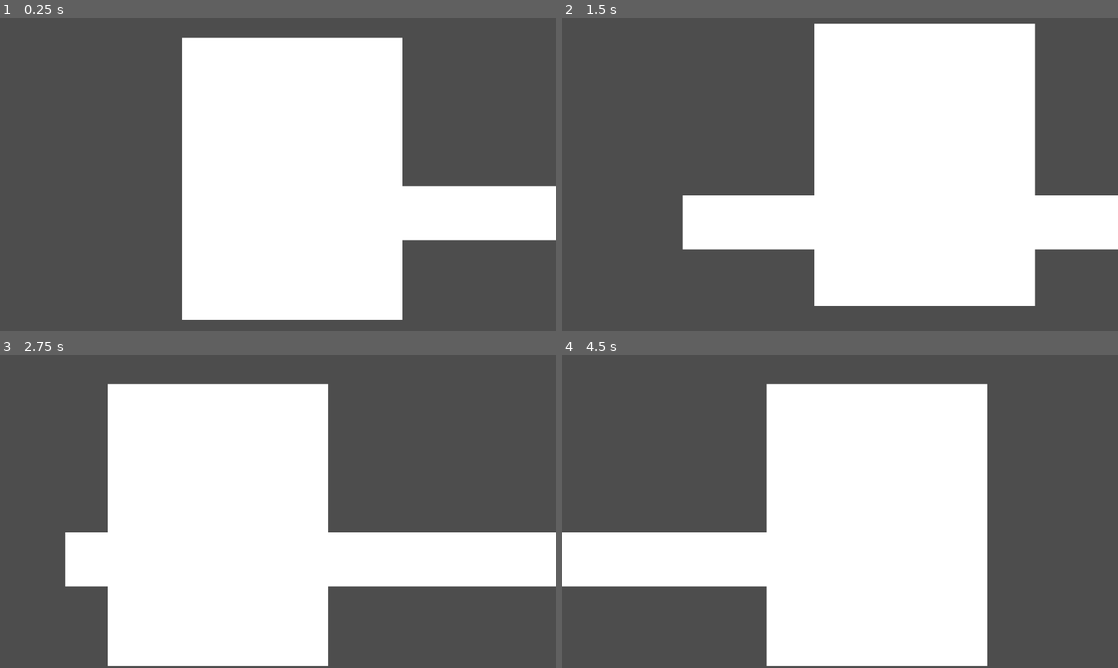
Above: before the commit, frames 1-4 (two rows, left to right).
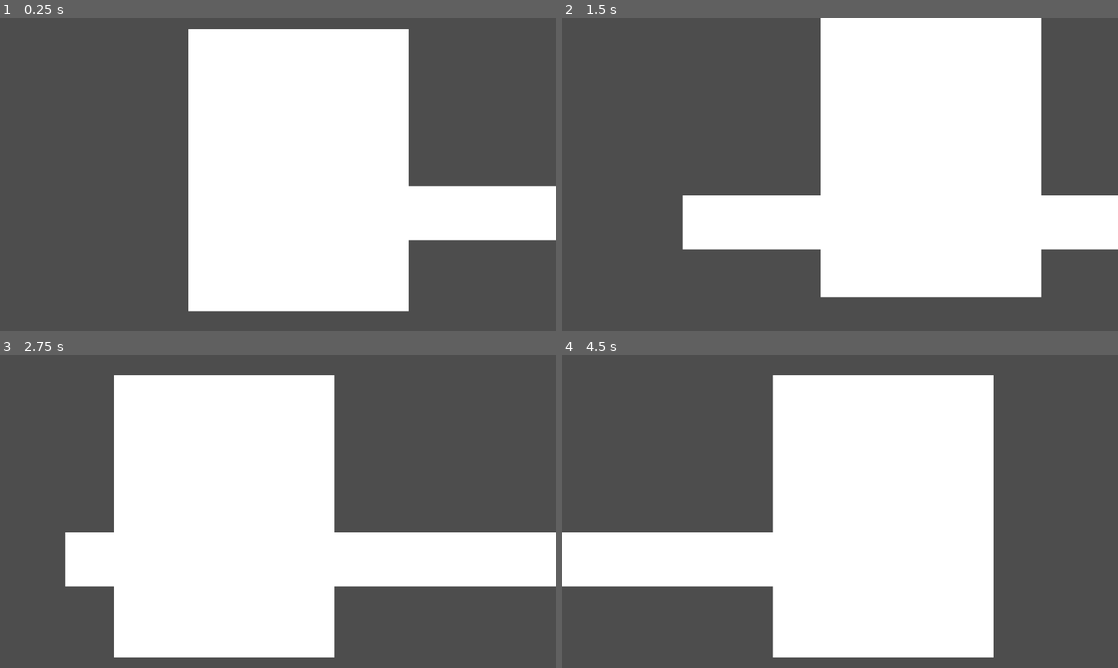
Above: after the commit, the same moments.

Repository: Orosemo/hit-n-run
Game: Godot game, scene res://scenes/test_env.tscn
Two runs of this game, one before a commit and one after it. Both use one fixed random seed, a clock stepped at 60 frames per second and the inputs below. The engine's default icon, where the game draws it, is replaced by a stand-in: a white triangle on a blue panel in a dark square.
Inputs:
- Up to frame 1 (0.25 s): no input
- Up to frame 2 (1.5 s): tap Enter at 0.5 s; hold Shift (run) 0.53-1.28 s; hold D (right) from 0.53 s (still down); tap Space (jump) at 0.77 s; tap Shift (run) at 1.35 s
- Up to frame 3 (2.75 s): tap Space (jump) at 1.52 s; release D (right) at 2.03 s; hold A (left) from 2.03 s (still down); hold Shift (run) from 2.03 s (still down)
- Up to frame 4 (4.5 s): release A (left) at 2.78 s; release Shift (run) at 2.78 s; hold D (right) 2.78-4.28 s; tap Shift (run) at 2.85, 4.35 s; tap Space (jump) at 3.02, 3.77 s; hold Shift (run) 3.53-4.28 s; hold A (left) from 4.28 s (still down)

The runs differ from the first frame. In frame 1, 4.1% of the frame differs, in the area x 32-74%, y 3-97%; in frame 2, 3.6%; in frame 3, 4.0%; in frame 4, 4.2%, in the area x 36-78%, y 6-100%.
Error after the commit: Parse Error: Unexpected "Indent" in class body. (res://inventory/inv_ui.gd:2)

Commit message:
:construction: wored more on the inventory

Diff:
--- a/inventory/inv_ui.gd
+++ b/inventory/inv_ui.gd
@@ -1,13 +1,14 @@
 extends Control
+	print ("A")
 
-var is open = false
+var is_open = false
 
 func _ready():
 	close()
 
 func _process(delta):
-	if Input.is_action_just_pressed("q"):
-		print("i")
+	if Input.is_action_just_pressed("q")
+
 		if is_open:
 			close()
 		else:
--- a/scenes/test_env.tscn
+++ b/scenes/test_env.tscn
@@ -3,6 +3,7 @@
 [ext_resource type="PackedScene" uid="uid://bip01w6qk85o1" path="res://scenes/player.tscn" id="1_yl55h"]
 [ext_resource type="Resource" uid="uid://demehir1gig41" path="res://inventory/playersinv.tres" id="2_po6i2"]
 [ext_resource type="PackedScene" uid="uid://dulqnuc7l7l38" path="res://inventory/inv_ui.tscn" id="3_wpndf"]
+[ext_resource type="Script" uid="uid://bc2v4r2fuue7h" path="res://inventory/inv_ui.gd" id="4_wpndf"]
 
 [sub_resource type="RectangleShape2D" id="RectangleShape2D_kyn1l"]
 size = Vector2(1042, 114)
@@ -24,8 +25,12 @@
 position = Vector2(16, -24)
 inv = ExtResource("2_po6i2")
 
-[node name="Inv_UI" parent="player" unique_id=715209296 instance=ExtResource("3_wpndf")]
-offset_left = -199.0
-offset_top = -291.0
-offset_right = -159.0
-offset_bottom = -251.0
+[node name="Inv_UI2" parent="player" unique_id=715209296 instance=ExtResource("3_wpndf")]
+offset_left = -186.0
+offset_top = -309.0
+offset_right = -146.0
+offset_bottom = -269.0
+
+[node name="Inv_UI" parent="player/Inv_UI2" unique_id=1319019147 instance=ExtResource("3_wpndf")]
+layout_mode = 0
+script = ExtResource("4_wpndf")
